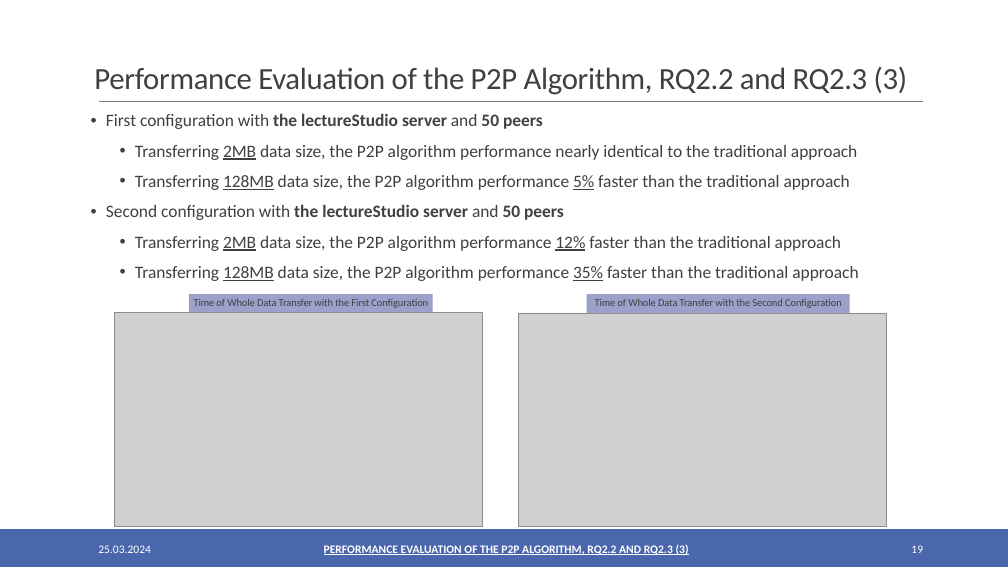
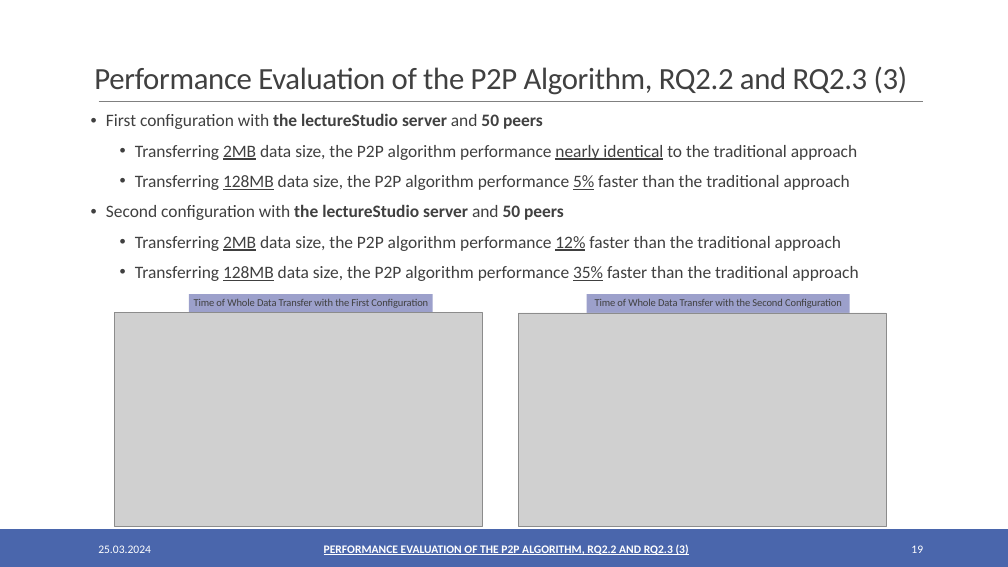
Before and after one commit to oezcankaraca/abschlussvortrag, a slide deck: slide 19 of Abschlussvortrag.pptx. Drawn at 1008x567 pixels with LibreOffice and Linux fonts; fonts in the diff are those of the drawing; grey boxes stand for pictures. Boxes give left, top, right and bottom in pixels: in the first picture for what was removed or moved away, otherwise in the second. Text is boxed around its words. In the diff, an @@ line names an element or a change of style, - is before the commit and + after.

```diff
--- a/Abschlussvortrag.pptx
+++ b/Abschlussvortrag.pptx
@@ text at [135,145,857,160]: underline on in "nearly identical" @@
```
Also in this commit, not shown: 9 other slides changed, 2 other files.
